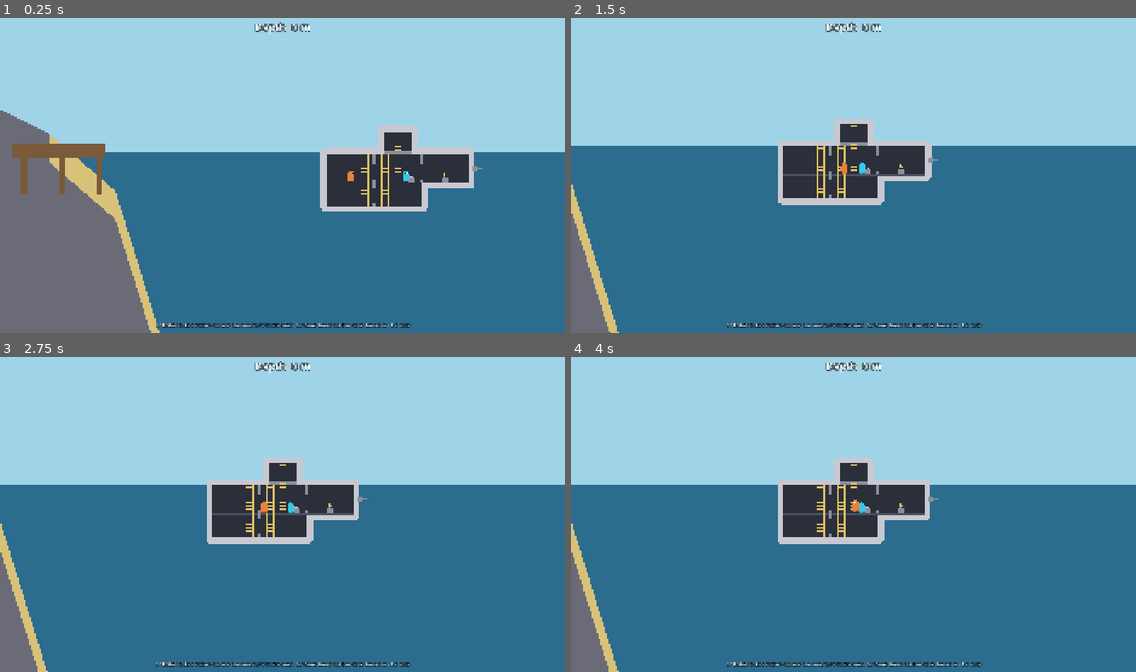
Above: before the commit, frames 1-4 (two rows, left to right).
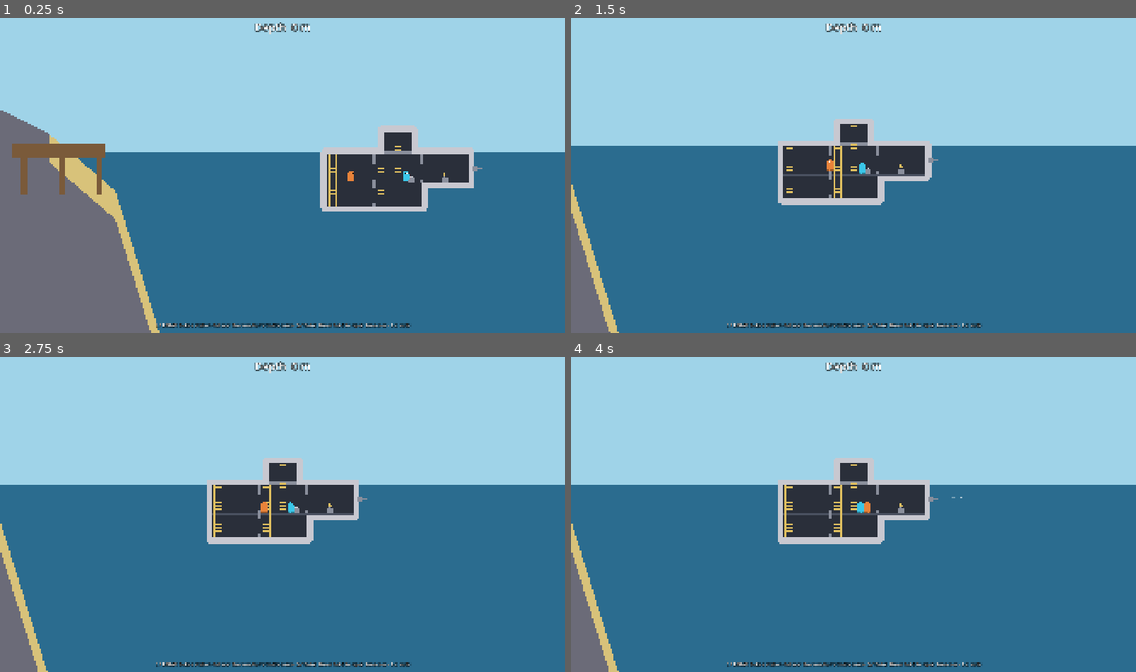
Above: after the commit, the same moments.

Repository: SnirNehemia/deeper
Game: Godot game, scene res://scenes/world.tscn
The game is run twice, just before and just after one commit, with the same random seed, the same clock (stepped at 60 frames per second) and the same inputs.
Inputs:
- Up to frame 1 (0.25 s): no input
- Up to frame 2 (1.5 s): tap Enter at 0.5 s; hold D from 0.53 s (still down); tap E at 0.6 s; tap W at 0.77 s; tap Q at 1.35 s
- Up to frame 3 (2.75 s): tap W at 1.52 s; tap Space at 2 s; release D at 2.03 s; hold A from 2.03 s (still down); tap Shift at 2.1 s
- Up to frame 4 (4 s): tap Enter at 2.75, 2.85 s; release A at 2.78 s; hold D from 2.78 s (still down); tap W at 3.02, 3.77 s; tap E at 3.6 s

The runs differ from the first frame. In frame 1, 0.3% of the frame differs, in the area x 58-69%, y 43-60%; in frame 2, 0.4%; in frame 3, 0.4%; in frame 4, 0.5%, in the area x 37-70%, y 40-58%.

Commit message:
M3 Module A: move lower-deck ladders near their room's left wall (playtest #1 revision #2)

Diff:
--- a/scripts/sub/sub.gd
+++ b/scripts/sub/sub.gd
@@ -44,16 +44,16 @@
 const LOWER_FLOOR_Y := LOWER_ROOM_H   # 120 — lower deck floor (top surface)
 const LOWER_BOTTOM_Y := LOWER_FLOOR_Y + WALL_T  # 136 — bottom of the lower-deck floor slab
 const HOLE_W := HOLE_HALF * 2.0       # 48 — floor-opening width (matches the conning hole)
-## x positions of the floor openings down to the lower deck. Ladders alternate
-## sides floor-to-floor so climbing through multiple decks needs lateral
-## movement, not just holding "up" (playtest #1 of Module A): the conning
-## ladder sits at the middle room's center (x=0); the claw ladder sits on the
-## middle room's left side, and the storage ladder on the engine room's right
-## side (away from x=0, so the two lower-deck ladders are separate shafts).
-## Both are kept clear of the door-step grab zones (a crew hopping a door step
-## presses "up", which would otherwise also grab a nearby ladder).
-const CLAW_LADDER_X := -65.0
-const STORAGE_LADDER_X := -170.0
+## x positions of the floor openings down to the lower deck (playtest #1
+## revision #2): each lower-deck room's ladder sits near that room's own LEFT
+## wall — the claw ladder near the engine/middle divider (claw room's left
+## wall), the storage ladder near the outer hull (storage room's left wall).
+## Both shafts span the full main-deck room above too (alternating sides
+## floor-to-floor, as before) and are kept clear of the door-step grab zones (a
+## crew hopping a door step presses "up", which would otherwise also grab a
+## nearby ladder).
+const CLAW_LADDER_X := -84.0
+const STORAGE_LADDER_X := -330.0
 
 ## Water "rooms": engine (0), middle (1), helm (2), conning area (3),
 ## claw room (4, below middle), storage room (5, below engine).
@@ -450,12 +450,12 @@
 func _build_interior() -> void:
 	# Floor across all three rooms (top surface at y = 0), with two openings
 	# (HATCH-covered) dropping to the storage room (under the engine room) and
-	# the claw room (under the middle room). Both holes sit off-center, away
-	# from the conning ladder above (x = 0), so all three ladders are separate
-	# shafts (playtest #1 of Module A: alternating sides floor-to-floor).
-	_add_static(Vector2(-281.0, WALL_T * 0.5), Vector2(174.0, WALL_T))
-	_add_static(Vector2(-117.5, WALL_T * 0.5), Vector2(57.0, WALL_T))
-	_add_static(Vector2(163.5, WALL_T * 0.5), Vector2(409.0, WALL_T))
+	# the claw room (under the middle room). Each hole sits near its lower
+	# room's left wall (playtest #1 revision #2), clear of the conning ladder
+	# above (x = 0) and the door-step zones at the room dividers (x = +-DIV_X).
+	_add_static(Vector2(-361.0, WALL_T * 0.5), Vector2(14.0, WALL_T))
+	_add_static(Vector2(-207.0, WALL_T * 0.5), Vector2(198.0, WALL_T))
+	_add_static(Vector2(154.0, WALL_T * 0.5), Vector2(428.0, WALL_T))
 	_add_hatch(Vector2(STORAGE_LADDER_X, WALL_T * 0.5), Vector2(HOLE_W, WALL_T))
 	_add_hatch(Vector2(CLAW_LADDER_X, WALL_T * 0.5), Vector2(HOLE_W, WALL_T))
 
